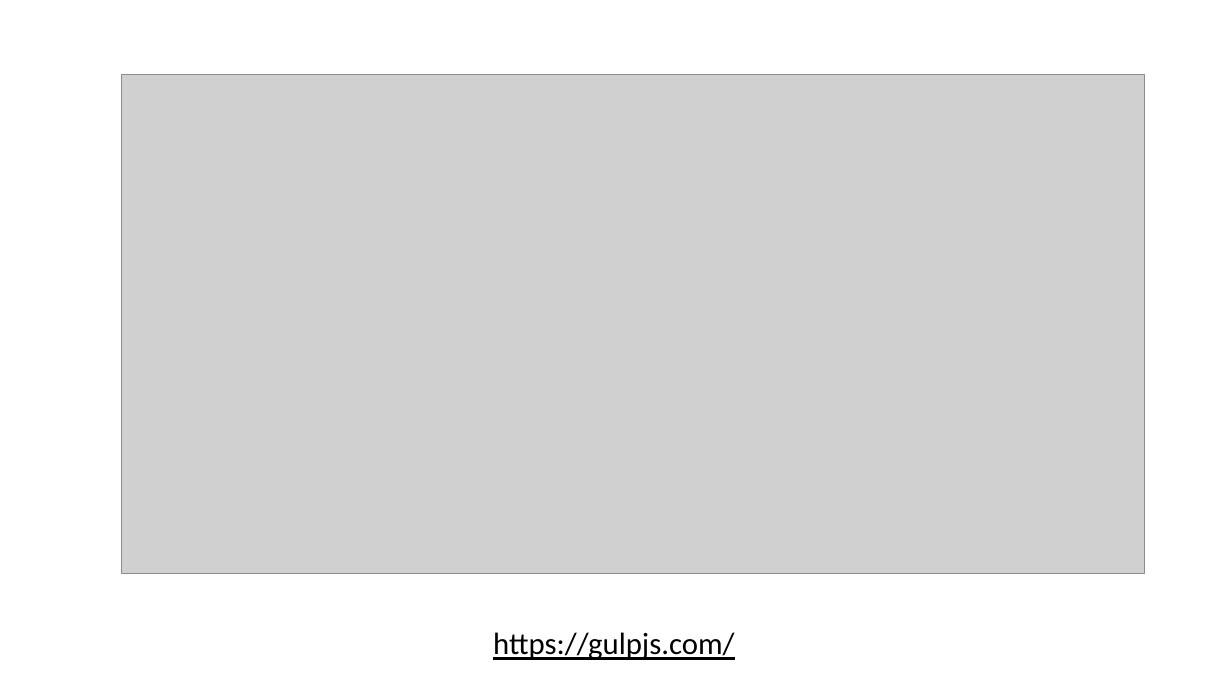
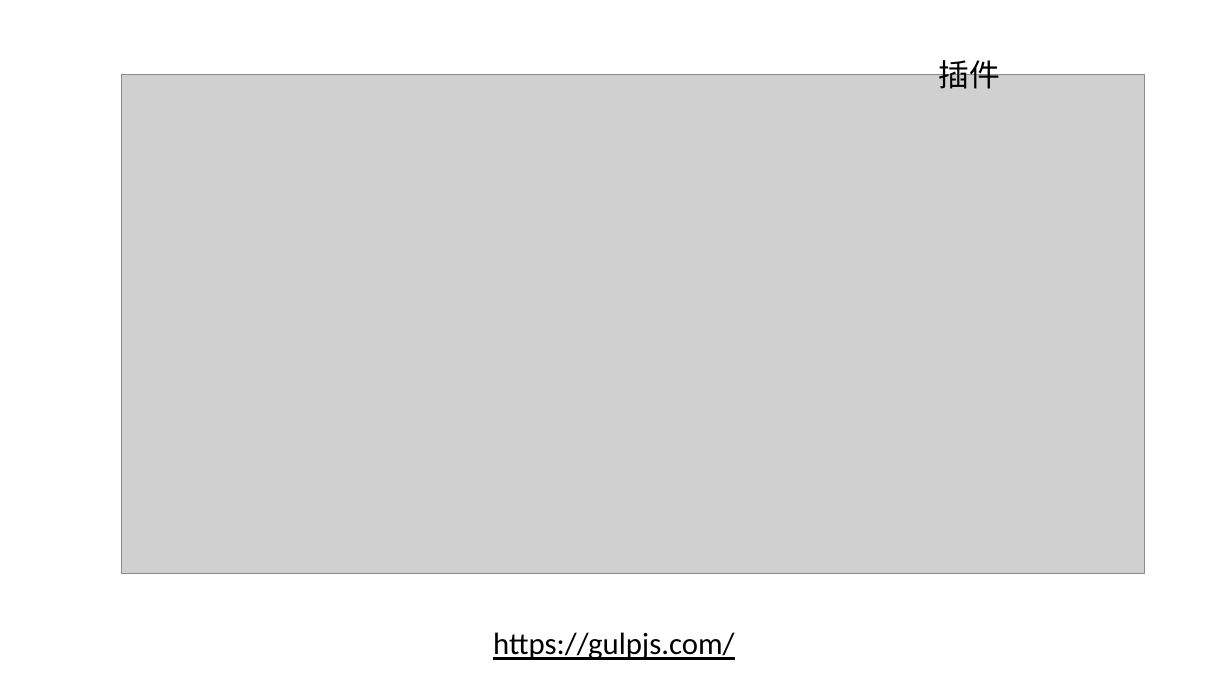
Before and after one commit to JSFFZL/Courseware-PPT, a slide deck: slide 8 of gulp.pptx (slide 9 before the commit). Drawn at 1232x693 pixels with LibreOffice and Linux fonts; fonts in the diff are those of the drawing; grey boxes stand for pictures; background and template pictures are left out. Boxes give left, top, right and bottom in pixels: in the first picture for what was removed or moved away, otherwise in the second. Text is boxed around its words. In the diff, an @@ line names an element or a change of style, - is before the commit and + after.

```diff
--- a/gulp.pptx
+++ b/gulp.pptx
@@ text added at box(939, 55, 1001, 89), 18 pt, text #000000 @@
+插件
```
Also in this commit, not shown: 4 other slides changed, 1 slide added, 2 slides removed, 3 other files.
